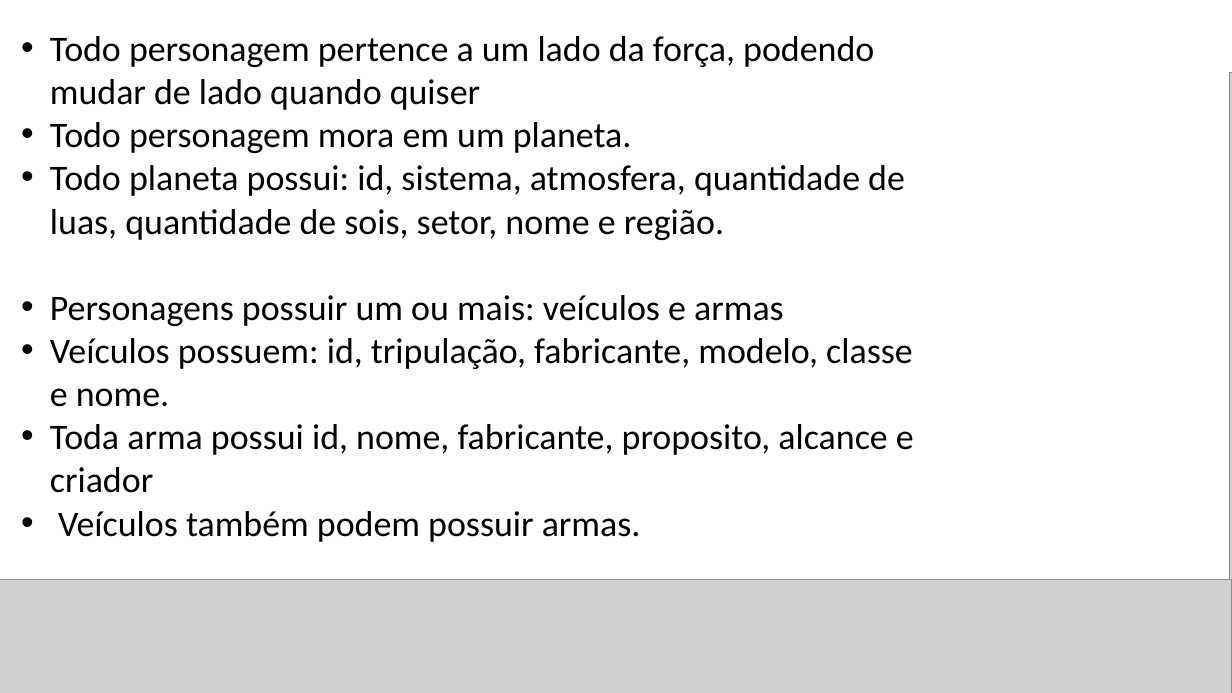
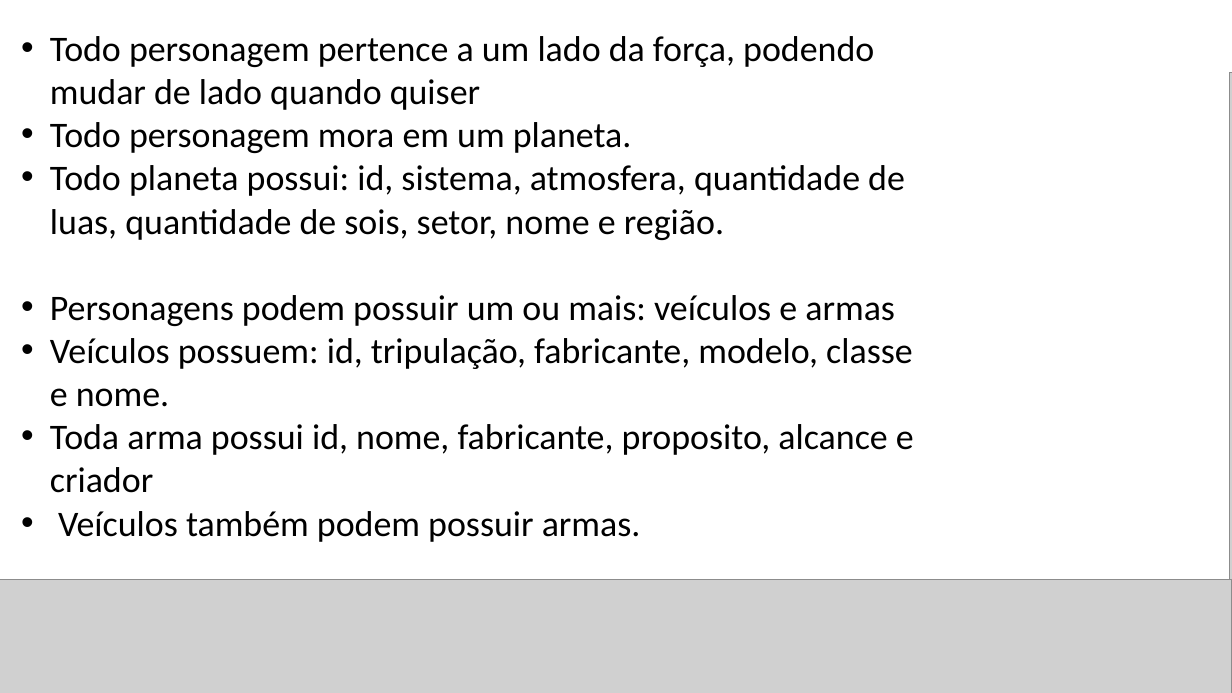
Before and after one commit to daniellygj/Fatec, a slide deck: slide 7 of 3º Semestre/Programação em Banco de Dados/Projeto/Apresentação.pptx. Drawn at 1232x693 pixels with LibreOffice and Linux fonts; fonts in the diff are those of the drawing; grey boxes stand for pictures. Boxes give left, top, right and bottom in pixels: in the first picture for what was removed or moved away, otherwise in the second. Text is boxed around its words. In the diff, an @@ line names an element or a change of style, - is before the commit and + after.

```diff
--- a/3º Semestre/Programação em Banco de Dados/Projeto/Apresentação.pptx
+++ b/3º Semestre/Programação em Banco de Dados/Projeto/Apresentação.pptx
@@ text at (50, 295, 895, 326): text changed @@
-• Personagens possuir um ou mais: veículos e armas
+• Personagens podem possuir um ou mais: veículos e armas
```
Also in this commit, not shown: 2 other slides changed, 3 other files.
